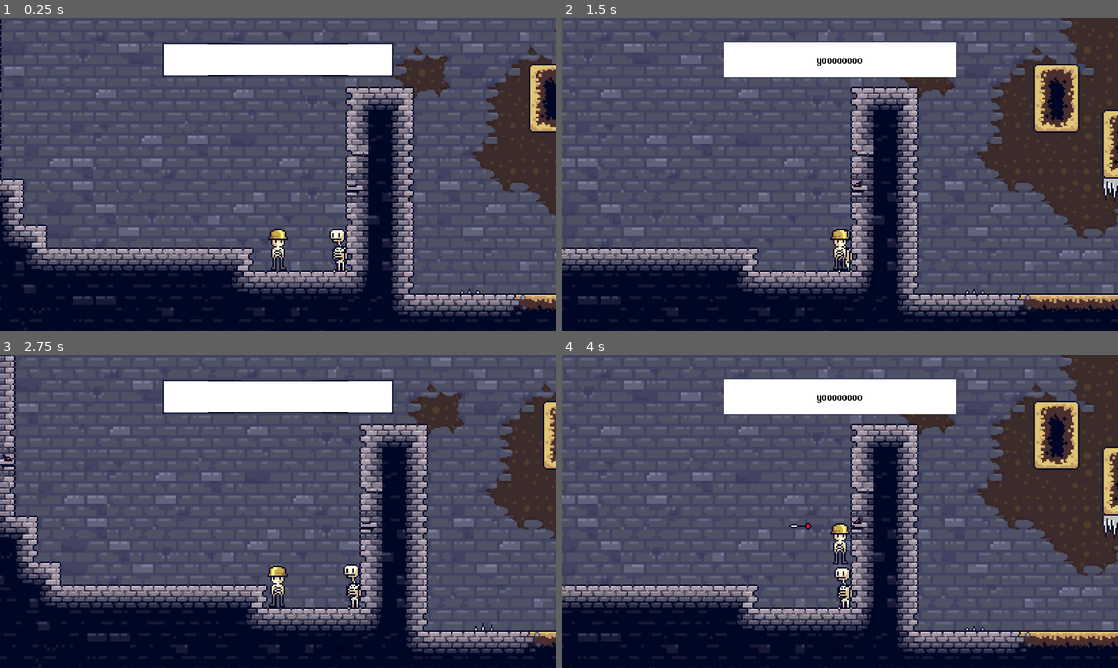
Above: before the commit, frames 1-4 (two rows, left to right).
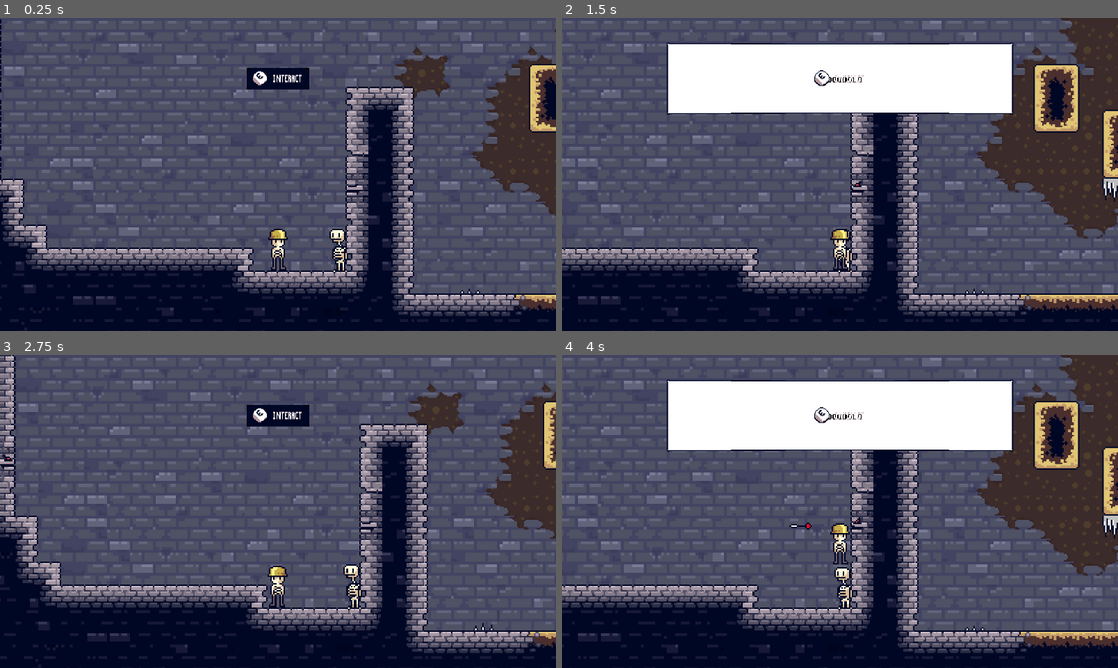
Above: after the commit, the same moments.

Repository: Lukko-Digital/You-Made-The-Dungeon
Game: Godot game, scene res://scenes/level1.tscn
Same seed, same stepped clock (60 frames per second), same inputs: the game is played once before the commit and once after it.
Inputs:
- Up to frame 1 (0.25 s): no input
- Up to frame 2 (1.5 s): hold D (right) from 0.53 s (still down); tap E (interact) at 0.6, 1.35 s; tap Space (jump) at 0.77 s
- Up to frame 3 (2.75 s): tap Space (jump) at 1.52 s; release D (right) at 2.03 s; hold A (left) from 2.03 s (still down); tap E (interact) at 2.1 s
- Up to frame 4 (4 s): release A (left) at 2.78 s; hold D (right) from 2.78 s (still down); tap E (interact) at 2.85, 3.6 s; tap Space (jump) at 3.02, 3.77 s

The runs differ from the first frame. In frame 1, 4.8% of the frame differs, in the area x 29-71%, y 7-23%; in frame 2, 9.9%, in the area x 18-82%, y 7-31%; in frame 3, 4.8%; in frame 4, 9.9%.
Error in both runs: Invalid assignment of property or key 'parameters/conditions/not_shot' with value of type 'bool' on a base object of type 'AnimationTree'. (res://scripts/playe…

Commit message:
reformat ui tree with e-key sprite

Diff:
--- a/scenes/ui.tscn
+++ b/scenes/ui.tscn
@@ -1,8 +1,10 @@
-[gd_scene load_steps=4 format=3 uid="uid://bkhd2ngxnf8vq"]
+[gd_scene load_steps=6 format=3 uid="uid://bkhd2ngxnf8vq"]
 
 [ext_resource type="Script" path="res://scripts/ui.gd" id="1_jwmxf"]
 [ext_resource type="Texture2D" uid="uid://03o6p8phl2e2" path="res://assets/sprites/textbox.png" id="2_6wxhs"]
 [ext_resource type="FontFile" uid="uid://c1t3nidwmcnq4" path="res://assets/fonts/8bitoperator_jve.ttf" id="2_exex5"]
+[ext_resource type="Texture2D" uid="uid://dx461uwio2nym" path="res://assets/sprites/key_press.png" id="2_iarai"]
+[ext_resource type="Texture2D" uid="uid://dlc14trdv0tut" path="res://assets/sprites/key_press_bg.jpg" id="3_ggm0r"]
 
 [node name="ui" type="CanvasLayer"]
 script = ExtResource("1_jwmxf")
@@ -19,35 +21,37 @@
 size_flags_horizontal = 3
 
 [node name="VBoxContainer" type="VBoxContainer" parent="HBoxContainer"]
-custom_minimum_size = Vector2(800, 0)
+custom_minimum_size = Vector2(1200, 0)
 layout_mode = 2
 
 [node name="MarginContainer" type="MarginContainer" parent="HBoxContainer/VBoxContainer"]
 custom_minimum_size = Vector2(0, 80)
 layout_mode = 2
 
-[node name="NinePatchRect" type="NinePatchRect" parent="HBoxContainer/VBoxContainer"]
-custom_minimum_size = Vector2(0, 120)
+[node name="MarginContainer2" type="MarginContainer" parent="HBoxContainer/VBoxContainer"]
+custom_minimum_size = Vector2(0, 250)
 layout_mode = 2
-texture = ExtResource("2_6wxhs")
-patch_margin_left = 36
-patch_margin_top = 36
-patch_margin_right = 36
-patch_margin_bottom = 36
 
-[node name="DialoguePrompt" type="Label" parent="HBoxContainer/VBoxContainer/NinePatchRect"]
-layout_mode = 1
-anchors_preset = 8
-anchor_left = 0.5
-anchor_top = 0.5
-anchor_right = 0.5
-anchor_bottom = 0.5
-offset_left = -150.0
-offset_top = -13.0
-offset_right = 150.0
-offset_bottom = 13.0
-grow_horizontal = 2
-grow_vertical = 2
+[node name="DialoguePrompt2" type="Control" parent="HBoxContainer/VBoxContainer/MarginContainer2"]
+layout_mode = 2
+size_flags_horizontal = 4
+size_flags_vertical = 4
+
+[node name="EKey" type="Sprite2D" parent="HBoxContainer/VBoxContainer/MarginContainer2/DialoguePrompt2"]
+z_index = 10
+scale = Vector2(3, 3)
+texture = ExtResource("2_iarai")
+hframes = 2
+
+[node name="AnimationPlayer" type="AnimationPlayer" parent="HBoxContainer/VBoxContainer/MarginContainer2/DialoguePrompt2/EKey"]
+
+[node name="KeyBackground" type="Sprite2D" parent="HBoxContainer/VBoxContainer/MarginContainer2/DialoguePrompt2"]
+scale = Vector2(3, 3)
+texture = ExtResource("3_ggm0r")
+
+[node name="DialoguePrompt" type="Label" parent="HBoxContainer/VBoxContainer/MarginContainer2"]
+visible = false
+layout_mode = 2
 theme_override_colors/font_color = Color(1, 1, 1, 1)
 theme_override_colors/font_outline_color = Color(0, 0, 0, 1)
 theme_override_constants/outline_size = 10
@@ -57,36 +61,17 @@
 horizontal_alignment = 1
 vertical_alignment = 1
 
-[node name="DialogueBox" type="Control" parent="HBoxContainer/VBoxContainer/NinePatchRect"]
+[node name="DialogueBox" type="NinePatchRect" parent="HBoxContainer/VBoxContainer/MarginContainer2"]
 visible = false
-layout_mode = 1
-anchors_preset = 8
-anchor_left = 0.5
-anchor_top = 0.5
-anchor_right = 0.5
-anchor_bottom = 0.5
-offset_left = -20.0
-offset_top = -20.0
-offset_right = 20.0
-offset_bottom = 20.0
-grow_horizontal = 2
-grow_vertical = 2
+custom_minimum_size = Vector2(0, 120)
+layout_mode = 2
+texture = ExtResource("2_6wxhs")
+patch_margin_left = 36
+patch_margin_top = 36
+patch_margin_right = 36
+patch_margin_bottom = 36
 
-[node name="ColorRect" type="ColorRect" parent="HBoxContainer/VBoxContainer/NinePatchRect/DialogueBox"]
-layout_mode = 1
-anchors_preset = 8
-anchor_left = 0.5
-anchor_top = 0.5
-anchor_right = 0.5
-anchor_bottom = 0.5
-offset_left = -400.0
-offset_top = -60.0
-offset_right = 400.0
-offset_bottom = 60.0
-grow_horizontal = 2
-grow_vertical = 2
-
-[node name="Label" type="Label" parent="HBoxContainer/VBoxContainer/NinePatchRect/DialogueBox"]
+[node name="Label" type="Label" parent="HBoxContainer/VBoxContainer/MarginContainer2/DialogueBox"]
 layout_mode = 1
 anchors_preset = 8
 anchor_left = 0.5
@@ -107,10 +92,10 @@
 vertical_alignment = 1
 autowrap_mode = 3
 
-[node name="TextTimer" type="Timer" parent="HBoxContainer/VBoxContainer/NinePatchRect/DialogueBox"]
+[node name="TextTimer" type="Timer" parent="HBoxContainer/VBoxContainer/MarginContainer2/DialogueBox"]
 one_shot = true
 
-[node name="MarginContainer2" type="MarginContainer" parent="HBoxContainer/VBoxContainer"]
+[node name="MarginContainer3" type="MarginContainer" parent="HBoxContainer/VBoxContainer"]
 custom_minimum_size = Vector2(0, 30)
 layout_mode = 2
 size_flags_vertical = 3
--- a/scripts/ui.gd
+++ b/scripts/ui.gd
@@ -12,10 +12,10 @@
 
 # Called when the node enters the scene tree for the first time.
 func _ready():
-	$HBoxContainer/VBoxContainer/NinePatchRect/DialoguePrompt.hide()
-	$HBoxContainer/VBoxContainer/NinePatchRect/DialogueBox.hide()
+	$HBoxContainer/VBoxContainer/MarginContainer2/DialoguePrompt.hide()
+	$HBoxContainer/VBoxContainer/MarginContainer2/DialogueBox.hide()
 
-	$HBoxContainer/VBoxContainer/NinePatchRect/DialogueBox/TextTimer.wait_time = TEXT_SPEED
+	$HBoxContainer/VBoxContainer/MarginContainer2/DialogueBox/TextTimer.wait_time = TEXT_SPEED
 
 	# Load dialogue json
 	assert(FileAccess.file_exists(DIALOGUE_PATH), "Dialog file at %s does not exist" % DIALOGUE_PATH)
@@ -31,22 +31,22 @@
 # Called every frame. 'delta' is the elapsed time since the previous frame.
 func _process(delta):
 	if Input.is_action_just_pressed("interact") and current_interactable_npc:
-#		$HBoxContainer/VBoxContainer/NinePatchRect/DialoguePrompt.hide()
-#		$HBoxContainer/VBoxContainer/NinePatchRect/DialogueBox/Label.text = 'asdf'
+#		$HBoxContainer/VBoxContainer/MarginContainer2/DialoguePrompt.hide()
+#		$HBoxContainer/VBoxContainer/MarginContainer2/DialogueBox/Label.text = 'asdf'
 		load_npc_dialogue(current_interactable_npc)
 		if not in_interaction:
 			in_interaction = true
 
 func _on_npc_dialogue_collider_area_entered(area):
 	if area.is_in_group('npc'):
-		$HBoxContainer/VBoxContainer/NinePatchRect/DialoguePrompt.show()
+		$HBoxContainer/VBoxContainer/MarginContainer2/DialoguePrompt.show()
 		current_interactable_npc = area.name
 
 
 func _on_npc_dialogue_collider_area_exited(area):
 	if area.is_in_group('npc'):
-		$HBoxContainer/VBoxContainer/NinePatchRect/DialoguePrompt.hide()
-		$HBoxContainer/VBoxContainer/NinePatchRect/DialogueBox.hide()
+		$HBoxContainer/VBoxContainer/MarginContainer2/DialoguePrompt.hide()
+		$HBoxContainer/VBoxContainer/MarginContainer2/DialogueBox.hide()
 		current_dialogue_idx = 0
 		current_interactable_npc = null
 		in_interaction = false
@@ -66,12 +66,12 @@
 
 func handle_dialogue_display(dialogue_list):
 	if current_dialogue_idx >= len(dialogue_list):
-		$HBoxContainer/VBoxContainer/NinePatchRect/DialogueBox.hide()
+		$HBoxContainer/VBoxContainer/MarginContainer2/DialogueBox.hide()
 		num_interactions[current_interactable_npc] += 1
 		current_dialogue_idx = 0
 		return
 
-	$HBoxContainer/VBoxContainer/NinePatchRect/DialogueBox.show()
-	$HBoxContainer/VBoxContainer/NinePatchRect/DialogueBox/Label.text = dialogue_list[current_dialogue_idx]
+	$HBoxContainer/VBoxContainer/MarginContainer2/DialogueBox.show()
+	$HBoxContainer/VBoxContainer/MarginContainer2/DialogueBox/Label.text = dialogue_list[current_dialogue_idx]
 
 	current_dialogue_idx += 1
